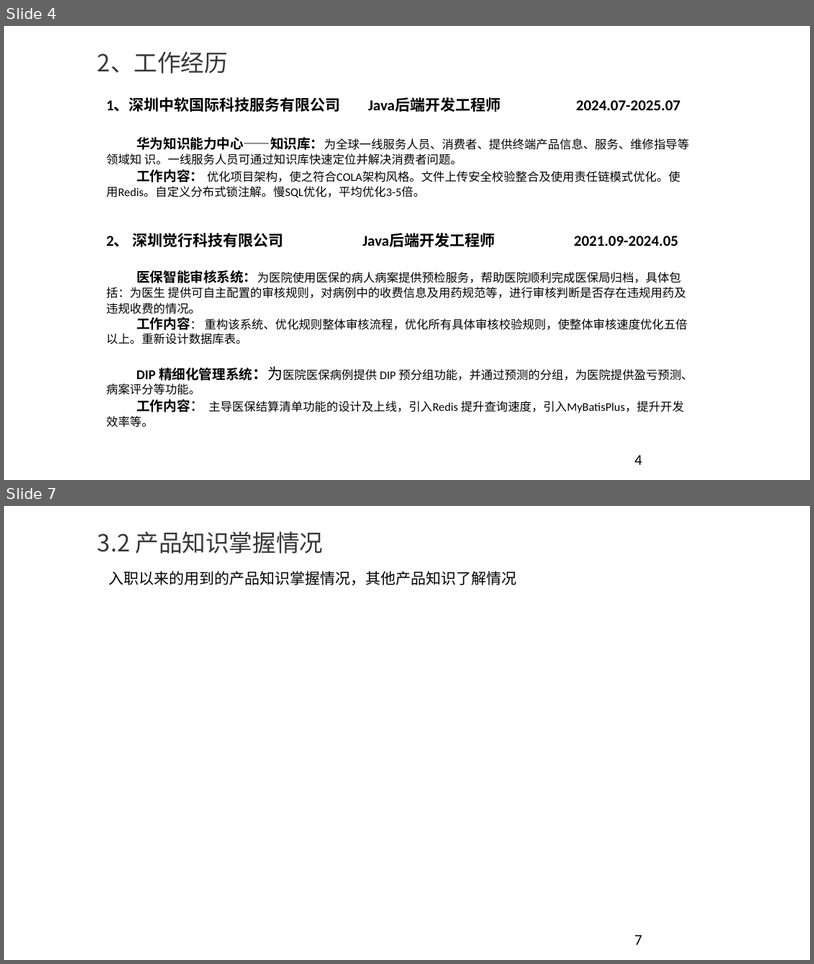
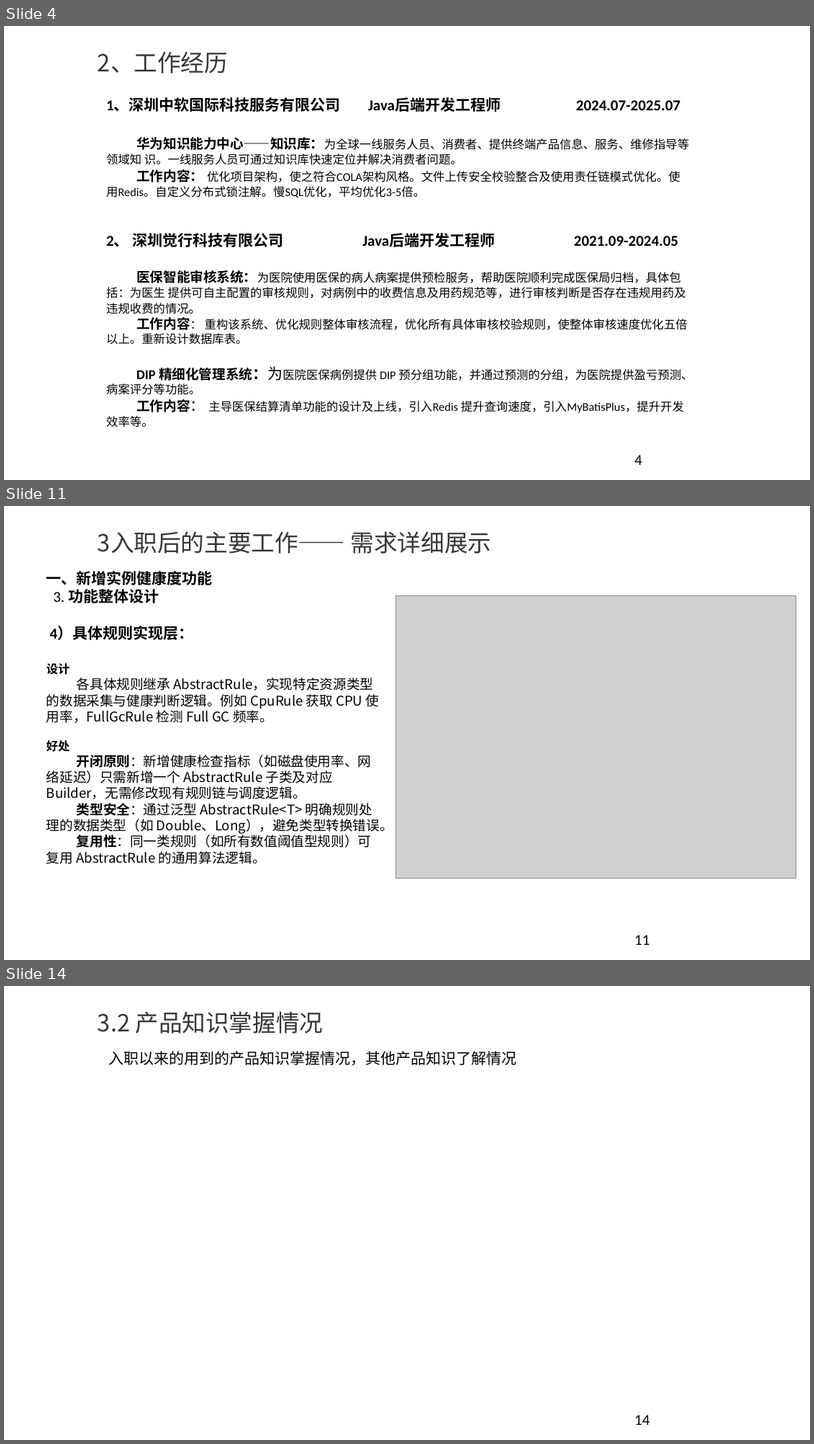
Before and after one commit to YouYouYouYouChe/Documents, a slide deck: 任职资格评审ppt-李世龙.pptx. Shown one above the other, each under a label of ours: slides 4 and 7 before the commit, slides 4, 11 and 14 after it; the slides between them are not shown. The pictures are 814x964 and 814x1444 pixels, drawn with LibreOffice and Linux fonts; fonts in the diff are those of the drawing; grey boxes stand for pictures; background and template pictures are left out. Boxes give left, top, right and bottom in pixels: in the first picture for what was removed or moved away, otherwise in the second. Text is boxed around its words. In the diff, an @@ line names an element or a change of style, - is before the commit and + after.

```diff
--- a/任职资格评审ppt-李世龙.pptx
+++ b/任职资格评审ppt-李世龙.pptx
@@ slide 11 added at (x1=4, y1=506, x2=810, y2=960), background #FFFFFF @@
@@ title added at (x1=98, y1=531, x2=492, y2=554), 28 pt, text #383736 @@
+3入职后的主要工作—— 需求详细展示
@@ text added at (x1=46, y1=571, x2=394, y2=864), 16 pt, text #000000 @@
+一、新增实例健康度功能
+3. 功能整体设计
+4）具体规则实现层：
+设计
+各具体规则继承 AbstractRule，实现特定资源类型的数据采集与健康判断逻辑。例如 CpuRule 获取 CPU 使用率，FullGcRule 检测 Full GC 频率。
+好处
+开闭原则：新增健康检查指标（如磁盘使用率、网络延迟）只需新增一个 AbstractRule 子类及对应 Builder，无需修改现有规则链与调度逻辑。
+类型安全：通过泛型 AbstractRule<T> 明确规则处理的数据类型（如 Double、Long），避免类型转换错误。
+复用性：同一类规则（如所有数值阈值型规则）可复用 AbstractRule 的通用算法逻辑。
@@ picture added at (x1=396, y1=595, x2=797, y2=878) @@
@@ page number added at (x1=635, y1=934, x2=650, y2=944), 18 pt, text #000000 @@
+11
@@ what was slide 7 is now slide 14 @@
@@ page number at (x1=635, y1=1414, x2=650, y2=1424): text changed @@
-7
+14
```
Also in this commit, not shown: 7 slides changed, 7 other slides added, 4 other files.
